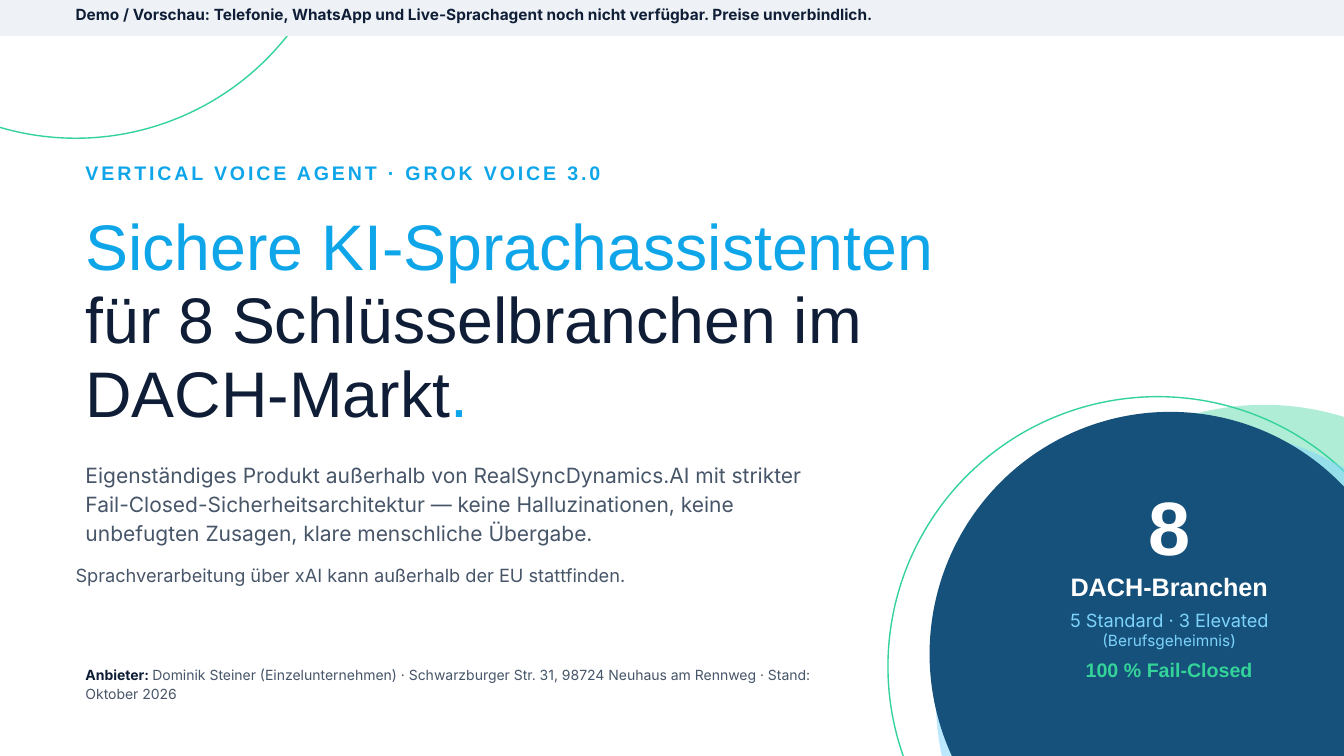
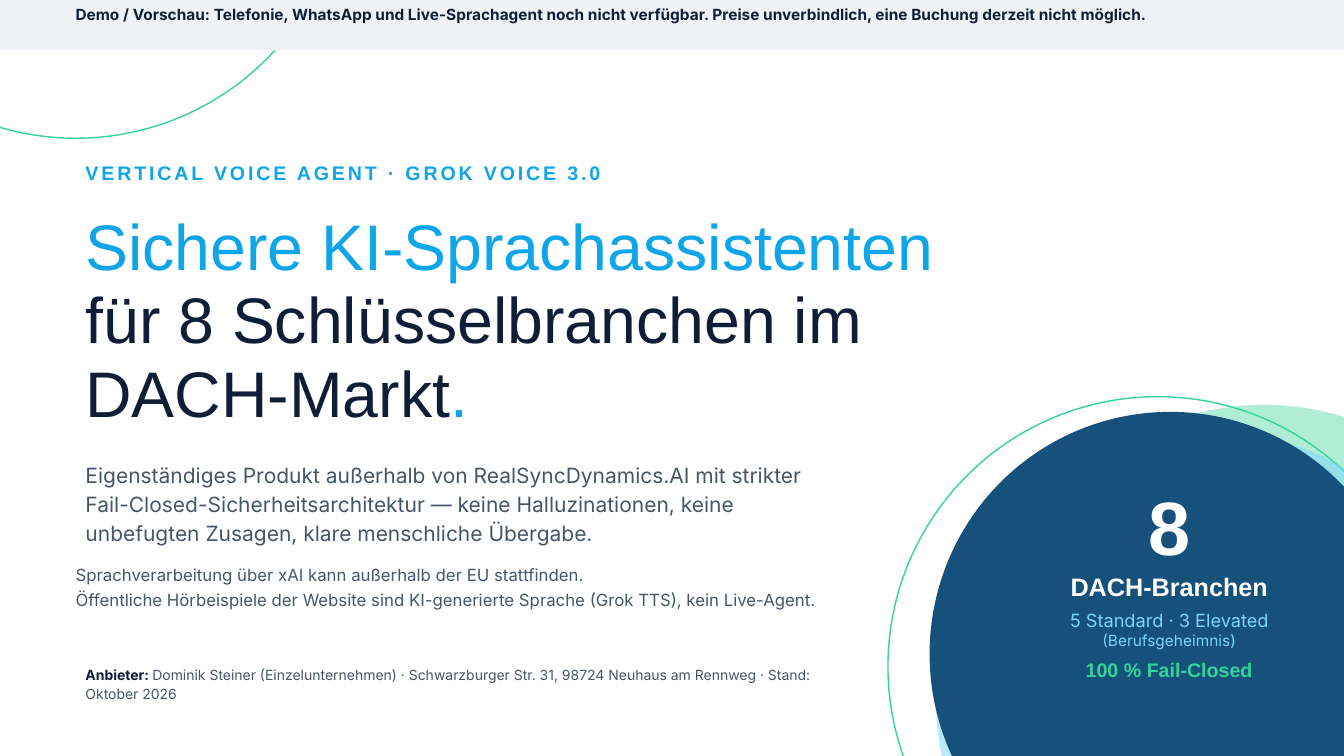
Before and after one commit to realsyncdynamics-spec/vertical-voice-agent, a slide deck: slide 1 of vertical-voice-agent-pitch-deck.pptx. Drawn at 1344x756 pixels with LibreOffice and Linux fonts; fonts in the diff are those of the drawing. Boxes give left, top, right and bottom in pixels: in the first picture for what was removed or moved away, otherwise in the second. Text is boxed around its words. In the diff, an @@ line names an element or a change of style, - is before the commit and + after.

Commit message:
docs(pitch-deck): Buchung nicht moeglich, KI-generierte Hoerbeispiele (Rechtspruefung Teil B)

```diff
--- a/vertical-voice-agent-pitch-deck.pptx
+++ b/vertical-voice-agent-pitch-deck.pptx
@@ rectangle resized from (x1=0, y1=0, x2=1344, y2=36) to (x1=0, y1=0, x2=1344, y2=50) @@
@@ text at (x1=76, y1=8, x2=1146, y2=24): text changed @@
-Demo / Vorschau: Telefonie, WhatsApp und Live-Sprachagent noch nicht verfügbar. Preise unverbindlich.
+Demo / Vorschau: Telefonie, WhatsApp und Live-Sprachagent noch nicht verfügbar. Preise unverbindlich, eine Buchung derzeit nicht möglich.
@@ text at (x1=76, y1=568, x2=583, y2=585): size 13 to 12 pt in "Sprachverarbeitung über xAI kann außerhalb der EU ..." @@
@@ text at (x1=76, y1=593, x2=815, y2=610): paragraph added @@
+Öffentliche Hörbeispiele der Website sind KI-generierte Sprache (Grok TTS), kein Live-Agent.
```
Also in this commit, not shown: 5 other slides changed.
